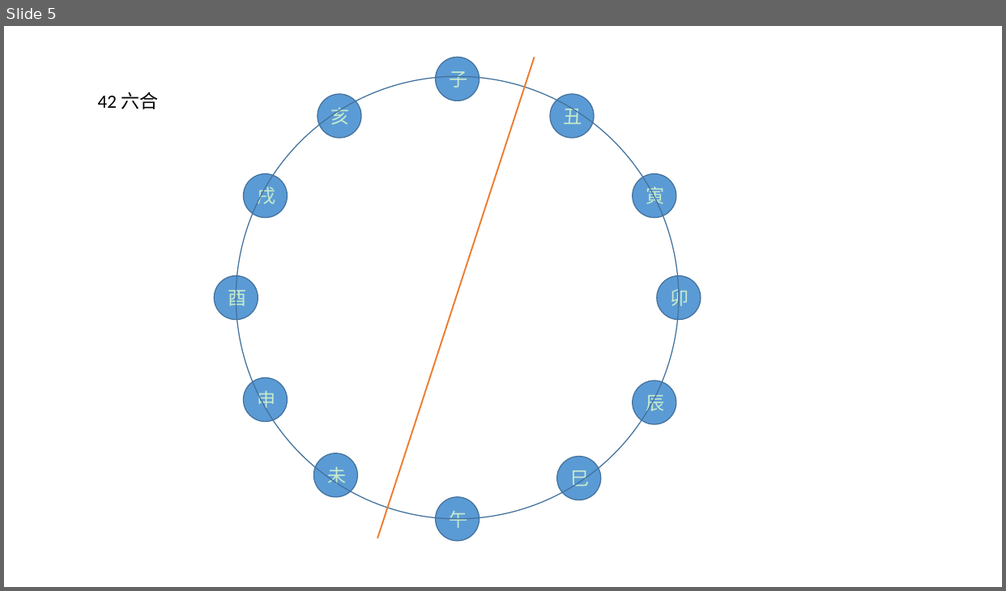
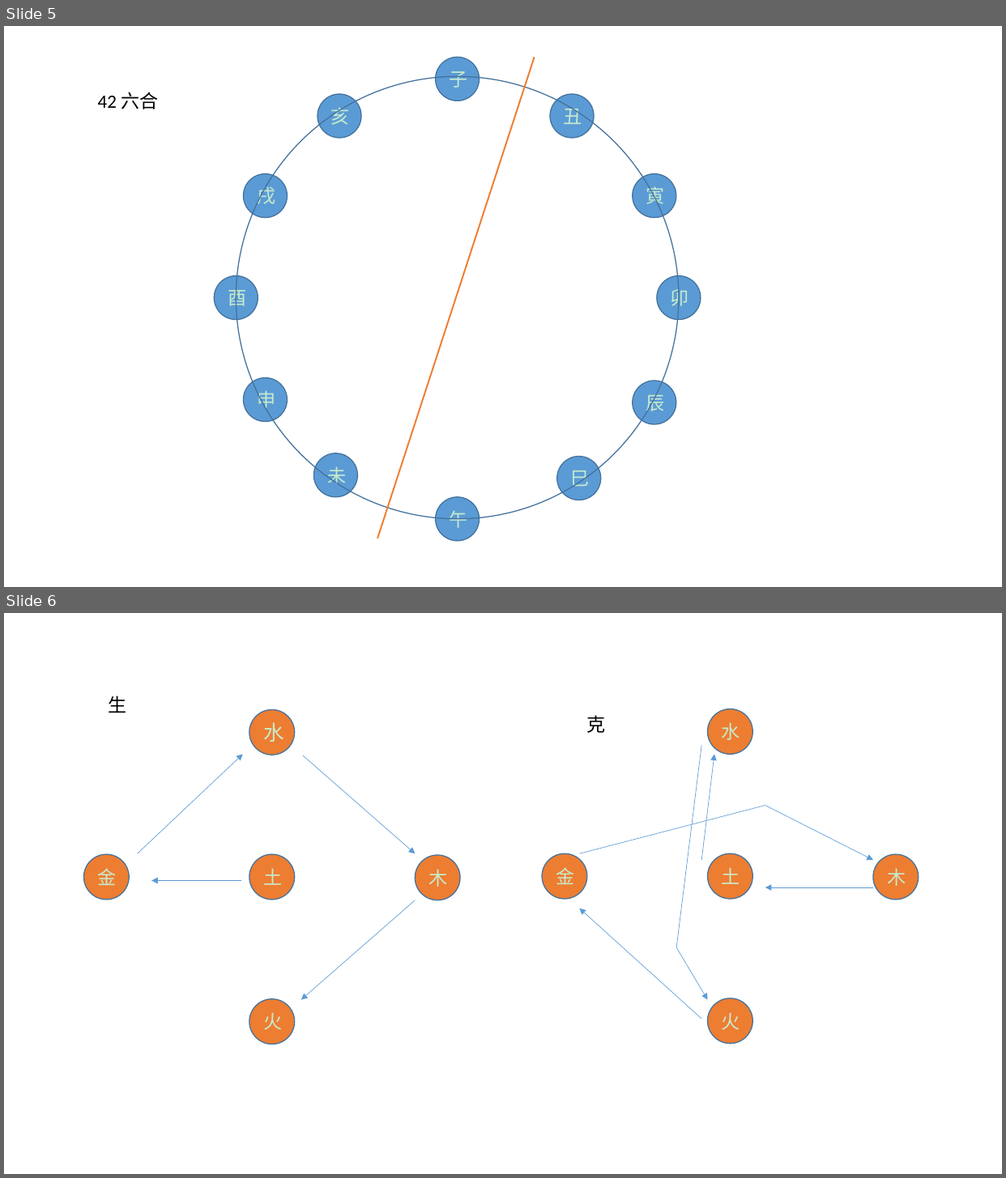
Before and after one commit to JasonBourne33/cNote, a slide deck: prophecy/学魔法.pptx. Shown one above the other, each under a label of ours: slide 5 before the commit, slides 5 and 6 after it. The pictures are 1006x591 and 1006x1178 pixels, drawn with LibreOffice and Linux fonts; fonts in the diff are those of the drawing. Boxes give left, top, right and bottom in pixels: in the first picture for what was removed or moved away, otherwise in the second. Text is boxed around its words. In the diff, an @@ line names an element or a change of style, - is before the commit and + after.

```diff
--- a/prophecy/学魔法.pptx
+++ b/prophecy/学魔法.pptx
@@ slide 6 added at (4,613,1002,1174), background #C8EBCD @@
@@ text added at (108,696,126,713), 18 pt, text #000000 @@
+生
@@ ellipse added at (249,709,295,755), fill #ED7D31, outline #43739E 1 pt, 20 pt, text #C8EBCD @@
+水
@@ ellipse added at (708,709,752,754), fill #ED7D31, outline #43739E 1 pt, 18 pt, text #C8EBCD @@
+水
@@ text added at (586,715,605,733), 18 pt, text #000000 @@
+克
@@ arrow added from (138, 854) to (243, 755), #5B9BD5 0.5 pt @@
@@ arrow added from (303, 756) to (415, 854), #5B9BD5 0.5 pt @@
@@ line added from (701, 745) to (677, 948), #5B9BD5 0.5 pt @@
@@ arrow added from (701, 860) to (714, 755), #5B9BD5 0.5 pt @@
@@ line added from (580, 854) to (765, 806), #5B9BD5 0.5 pt @@
@@ arrow added from (765, 806) to (873, 860), #5B9BD5 0.5 pt @@
@@ ellipse added at (84,855,129,900), fill #ED7D31, outline #43739E 1 pt, 18 pt, text #C8EBCD @@
+金
@@ ellipse added at (249,855,295,900), fill #ED7D31, outline #43739E 1 pt, 18 pt, text #C8EBCD @@
+土
@@ ellipse added at (415,855,460,901), fill #ED7D31, outline #43739E 1 pt, 18 pt, text #C8EBCD @@
+木
@@ ellipse added at (543,854,587,899), fill #ED7D31, outline #43739E 1 pt, 18 pt, text #C8EBCD @@
+金
@@ ellipse added at (708,854,752,899), fill #ED7D31, outline #43739E 1 pt, 18 pt, text #C8EBCD @@
+土
@@ ellipse added at (873,855,918,900), fill #ED7D31, outline #43739E 1 pt, 18 pt, text #C8EBCD @@
+木
@@ arrow added from (241, 881) to (151, 881), #5B9BD5 0.5 pt @@
@@ arrow added from (415, 901) to (301, 1000), #5B9BD5 0.5 pt @@
@@ arrow added from (873, 888) to (765, 888), #5B9BD5 0.5 pt @@
@@ arrow added from (701, 1019) to (580, 909), #5B9BD5 0.5 pt @@
@@ arrow added from (676, 948) to (708, 1000), #5B9BD5 0.5 pt @@
@@ ellipse added at (249,999,295,1044), fill #ED7D31, outline #43739E 1 pt, 18 pt, text #C8EBCD @@
+火
@@ ellipse added at (708,999,752,1043), fill #ED7D31, outline #43739E 1 pt, 18 pt, text #C8EBCD @@
+火
```
Also in this commit, not shown: 1 other file.
